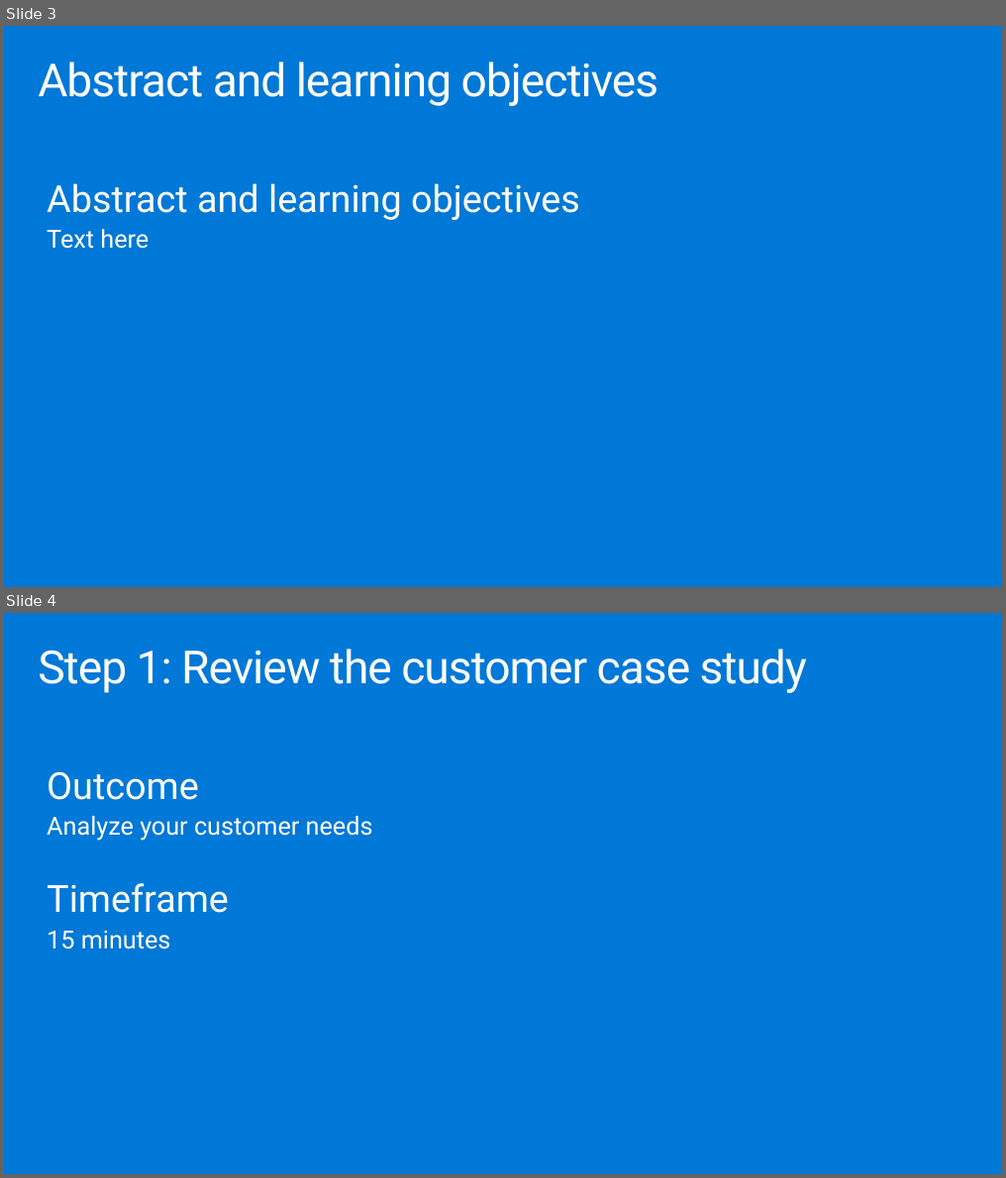
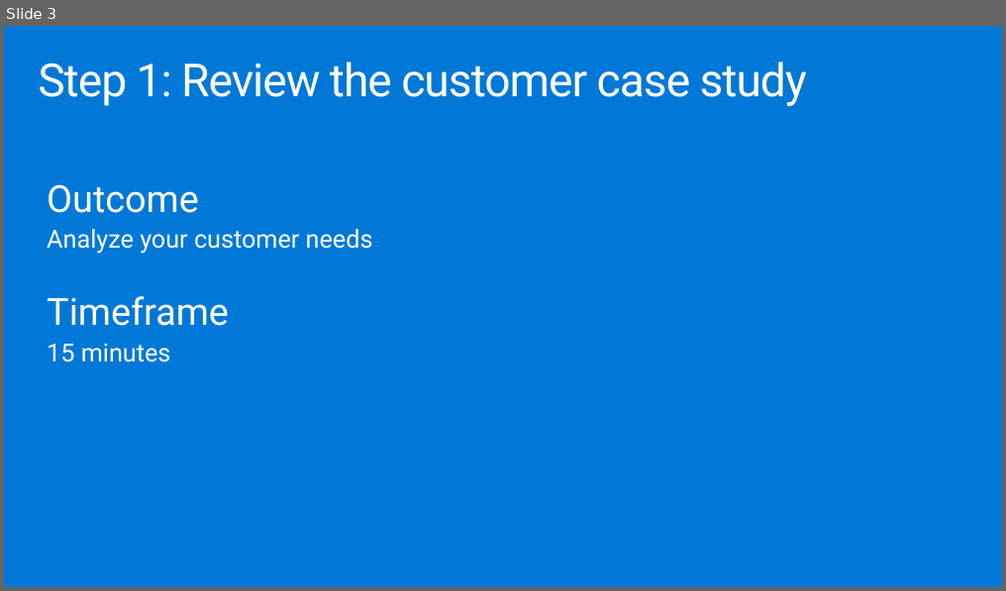
Before and after one commit to solliancenet/MCW-Azure-Synapse-Analytics, a slide deck: Whiteboard design session/WDS trainer presentation - Title xxx.pptx. Shown one above the other, each under a label of ours: slides 3 and 4 before the commit, slide 3 after it. The pictures are 1006x1178 and 1006x591 pixels, drawn with LibreOffice and Linux fonts; fonts in the diff are those of the drawing. Boxes give left, top, right and bottom in pixels: in the first picture for what was removed or moved away, otherwise in the second. Text is boxed around its words. In the diff, an @@ line names an element or a change of style, - is before the commit and + after.

```diff
--- a/Whiteboard design session/WDS trainer presentation - Title xxx.pptx
+++ b/Whiteboard design session/WDS trainer presentation - Title xxx.pptx
@@ slide 3 removed at bbox=[4, 26, 1002, 587], background #0078D7 @@
@@ title removed at bbox=[38, 62, 658, 106] @@
-Abstract and learning objectives
@@ text removed at bbox=[47, 183, 580, 249] @@
-Abstract and learning objectives
-Text here
@@ what was slide 4 is now slide 3 @@
```
Also in this commit, not shown: 6 slides added, 3 other slides removed.
